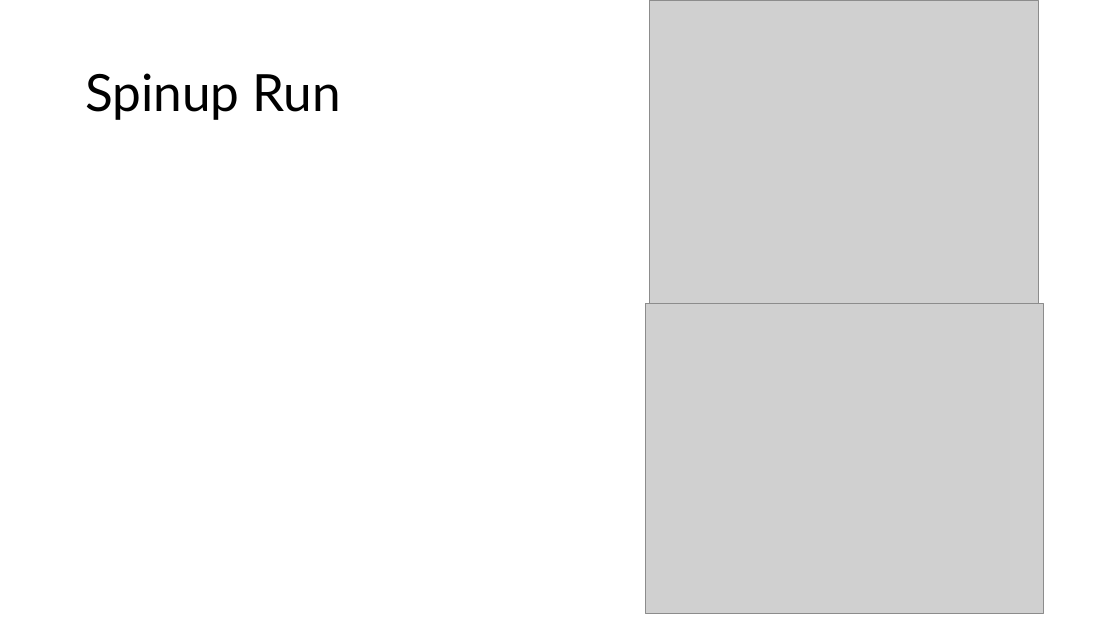
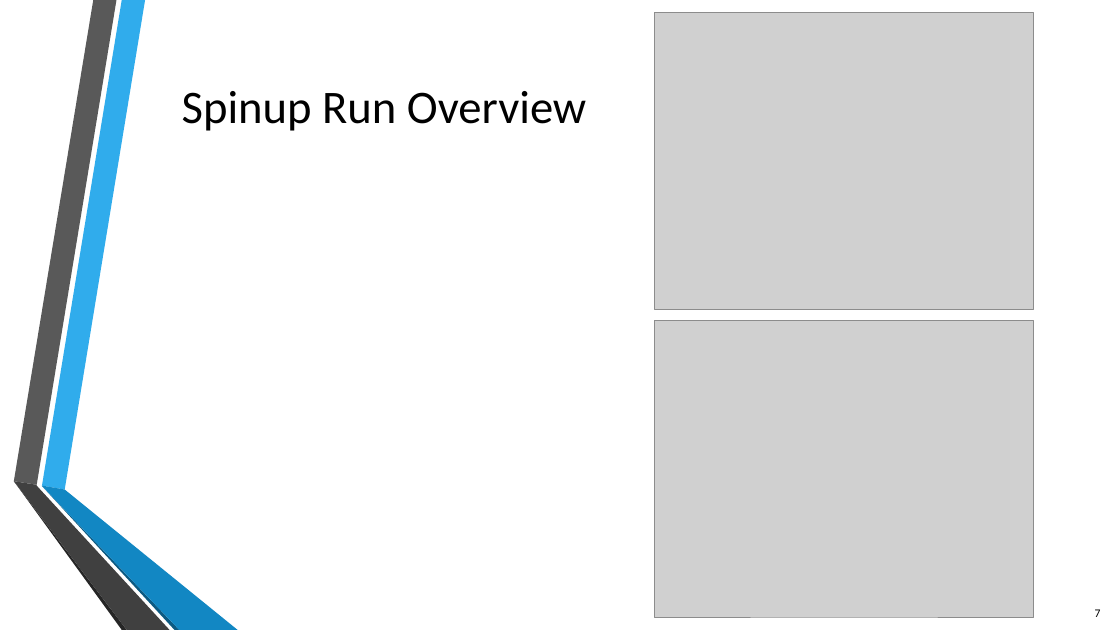
Before and after one commit to kstone3/Senior-Thesis, a slide deck: slide 7 of Thesis/thesis_defense.pptx. Drawn at 1120x630 pixels with LibreOffice and Linux fonts; fonts in the diff are those of the drawing; grey boxes stand for pictures; background and template pictures are left out. Boxes give left, top, right and bottom in pixels: in the first picture for what was removed or moved away, otherwise in the second. Text is boxed around its words. In the diff, an @@ line names an element or a change of style, - is before the commit and + after.

```diff
--- a/Thesis/thesis_defense.pptx
+++ b/Thesis/thesis_defense.pptx
@@ picture: place and size @@
-picture at <box>650,0,1039,303</box>
+picture at <box>655,13,1034,309</box>
@@ title at <box>182,91,586,131</box>: text changed; size 44 to 40 pt; font Lato to Calibri @@
-Spinup Run
+Spinup Run Overview
@@ picture: place and size @@
-picture at <box>645,303,1043,613</box>
+picture at <box>655,321,1034,618</box>
@@ group added at <box>13,0,238,630</box>: 6 freeform shapes @@
@@ page number added at <box>1095,609,1101,617</box>, 10 pt, text #000000 @@
+7
```
Also in this commit, not shown: 12 other slides changed, 14 slides added, 4 slides removed, 16 other files.
